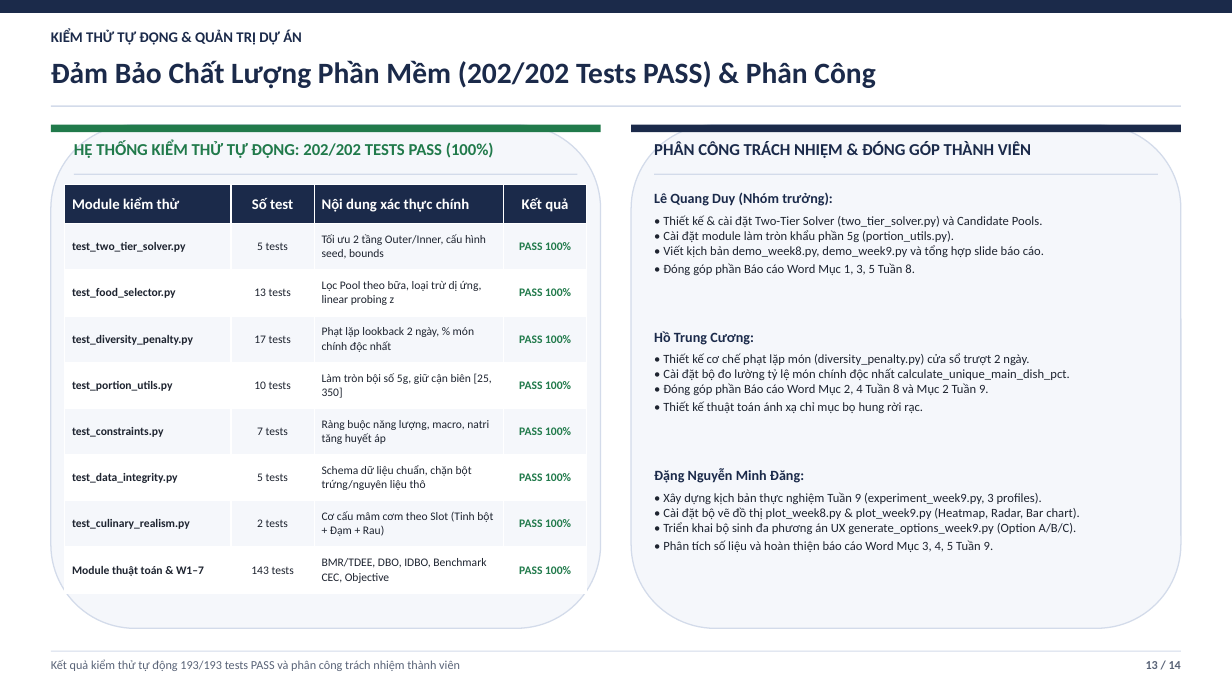
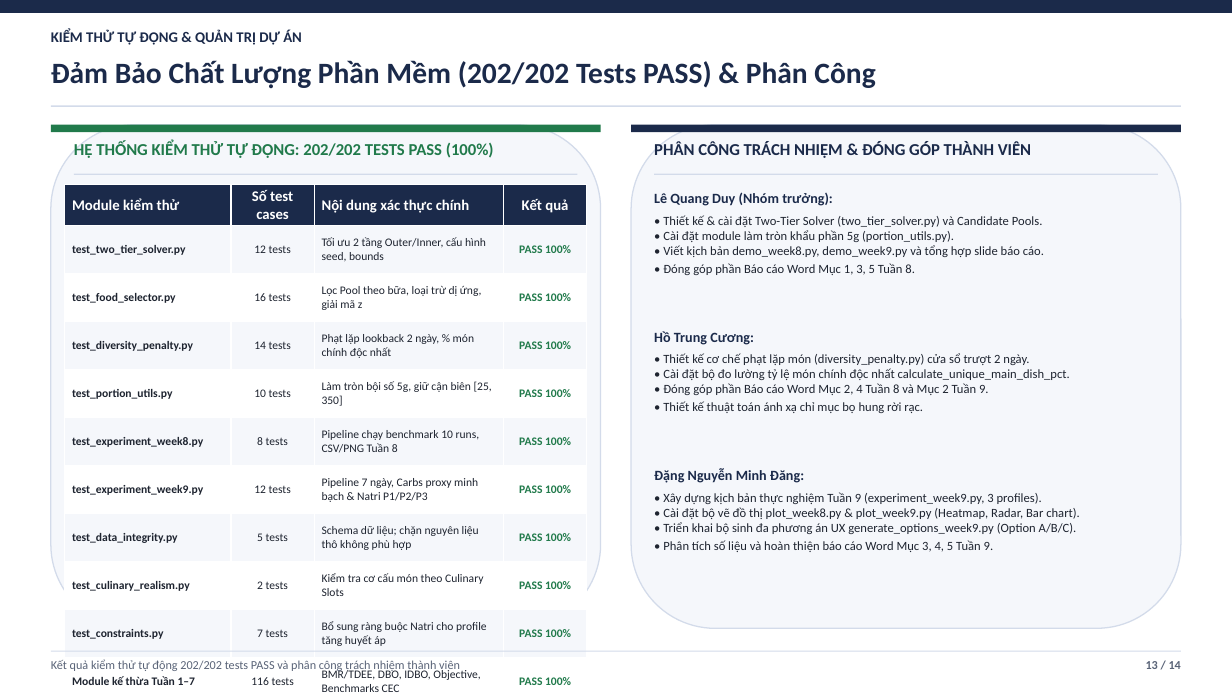
Before and after one commit to duylequang2303/DBO_heathcare, a slide deck: slide 13 of docs/slides/Slide_Bao_Cao_Tuan_8_9_DBO_IDBO.pptx. Drawn at 1232x693 pixels with LibreOffice and Linux fonts; fonts in the diff are those of the drawing. Boxes give left, top, right and bottom in pixels: in the first picture for what was removed or moved away, otherwise in the second. Text is boxed around its words. In the diff, an @@ line names an element or a change of style, - is before the commit and + after.

Commit message:
docs(slides): apply fix_build_pptx_week8_9 patch with 202 tests pass and synchronized PDF

```diff
--- a/docs/slides/Slide_Bao_Cao_Tuan_8_9_DBO_IDBO.pptx
+++ b/docs/slides/Slide_Bao_Cao_Tuan_8_9_DBO_IDBO.pptx
@@ table at <box>65,185,587,693</box> @@
-row 1, column 2: Số test
+row 1, column 2: Số test cases
-row 2, column 2: 5 tests
+row 2, column 2: 12 tests
-row 3, column 2: 13 tests
+row 3, column 2: 16 tests
-row 3, column 3: Lọc Pool theo bữa, loại trừ dị ứng, linear probing z
+row 3, column 3: Lọc Pool theo bữa, loại trừ dị ứng, giải mã z
-row 4, column 2: 17 tests
+row 4, column 2: 14 tests
-row 6: test_constraints.py | 7 tests | Ràng buộc năng lượng, macro, natri tăng huyết áp | PASS 100%
-row 7: test_data_integrity.py | 5 tests | Schema dữ liệu chuẩn, chặn bột trứng/nguyên liệu thô | PASS 100%
-row 8: test_culinary_realism.py | 2 tests | Cơ cấu mâm cơm theo Slot (Tinh bột + Đạm + Rau) | PASS 100%
-row 9: Module thuật toán & W1–7 | 143 tests | BMR/TDEE, DBO, IDBO, Benchmark CEC, Objective | PASS 100%
+row 6: test_experiment_week8.py | 8 tests | Pipeline chạy benchmark 10 runs, CSV/PNG Tuần 8 | PASS 100%
+row 7: test_experiment_week9.py | 12 tests | Pipeline 7 ngày, Carbs proxy minh bạch & Natri P1/P2/P3 | PASS 100%
+row 8: test_data_integrity.py | 5 tests | Schema dữ liệu; chặn nguyên liệu thô không phù hợp | PASS 100%
+row 9: test_culinary_realism.py | 2 tests | Kiểm tra cơ cấu món theo Culinary Slots | PASS 100%
+row 10: test_constraints.py | 7 tests | Bổ sung ràng buộc Natri cho profile tăng huyết áp | PASS 100%
+row 11: Module kế thừa Tuần 1–7 | 116 tests | BMR/TDEE, DBO, IDBO, Objective, Benchmarks CEC | PASS 100%
@@ text at <box>51,659,460,672</box>: text changed @@
-Kết quả kiểm thử tự động 193/193 tests PASS và phân công trách nhiệm thành viên
+Kết quả kiểm thử tự động 202/202 tests PASS và phân công trách nhiệm thành viên
```
Also in this commit, not shown: 9 other slides changed, 2 other files.
